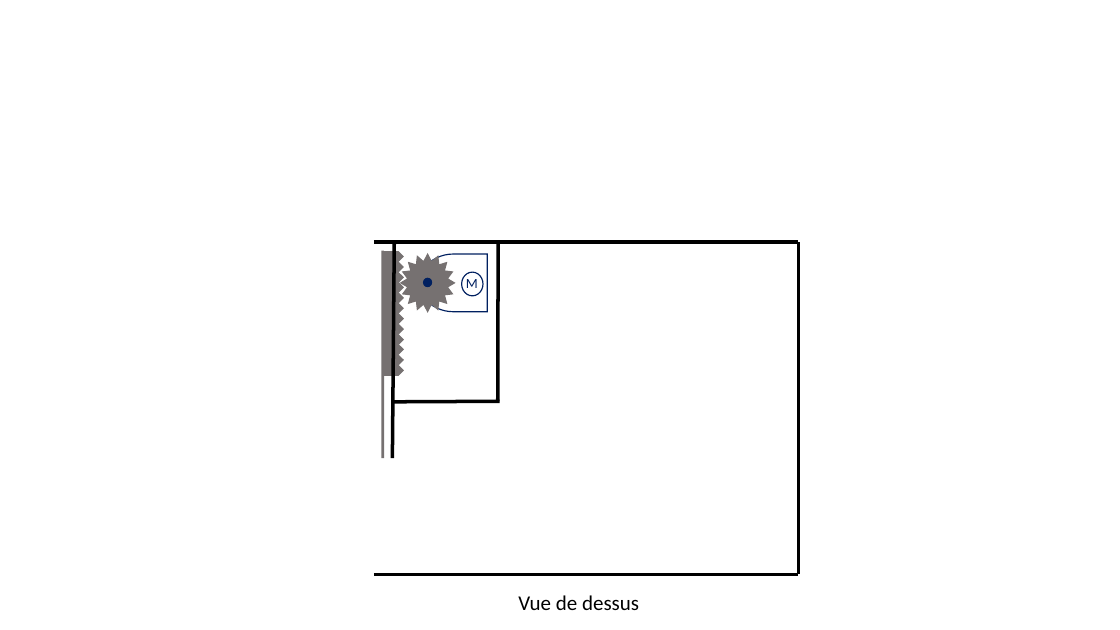
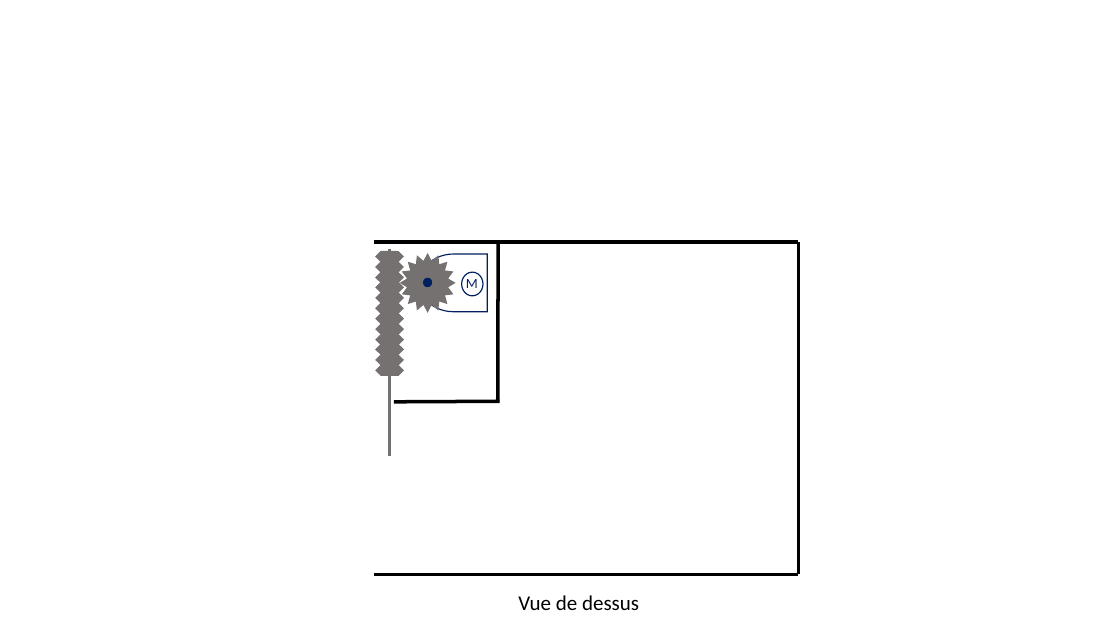
Before and after one commit to NathanCHEVALIER/ProjetSI, a slide deck: slide 7 of Nathan CHEVALIER/Documents techniques et datasheet/Visuels et schémas/Schémas.pptx. Drawn at 1120x630 pixels with LibreOffice and Linux fonts; fonts in the diff are those of the drawing. Boxes give left, top, right and bottom in pixels: in the first picture for what was removed or moved away, otherwise in the second. Text is boxed around its words. In the diff, an @@ line names an element or a change of style, - is before the commit and + after.

```diff
--- a/Nathan CHEVALIER/Documents techniques et datasheet/Visuels et schémas/Schémas.pptx
+++ b/Nathan CHEVALIER/Documents techniques et datasheet/Visuels et schémas/Schémas.pptx
@@ pentagon arrow added at [376,262,397,272], fill #767171, outline #767171 1 pt @@
@@ pentagon arrow added at [376,252,397,262], fill #767171, outline #767171 1 pt @@
@@ line moved from (383, 458) - (383, 250) to (390, 456) - (390, 249) @@
@@ line removed from (392, 458) to (394, 243) @@
@@ pentagon arrow added at [376,272,397,282], fill #767171, outline #767171 1 pt @@
@@ pentagon arrow added at [376,293,397,303], fill #767171, outline #767171 1 pt @@
@@ pentagon arrow added at [376,282,397,292], fill #767171, outline #767171 1 pt @@
@@ pentagon arrow added at [376,303,397,313], fill #767171, outline #767171 1 pt @@
@@ pentagon arrow added at [376,324,397,334], fill #767171, outline #767171 1 pt @@
@@ pentagon arrow added at [376,313,397,323], fill #767171, outline #767171 1 pt @@
@@ pentagon arrow added at [376,334,397,344], fill #767171, outline #767171 1 pt @@
@@ pentagon arrow added at [376,355,397,365], fill #767171, outline #767171 1 pt @@
@@ pentagon arrow added at [376,344,397,355], fill #767171, outline #767171 1 pt @@
@@ pentagon arrow added at [376,365,397,376], fill #767171, outline #767171 1 pt @@
```
Also in this commit, not shown: 4 other files.
